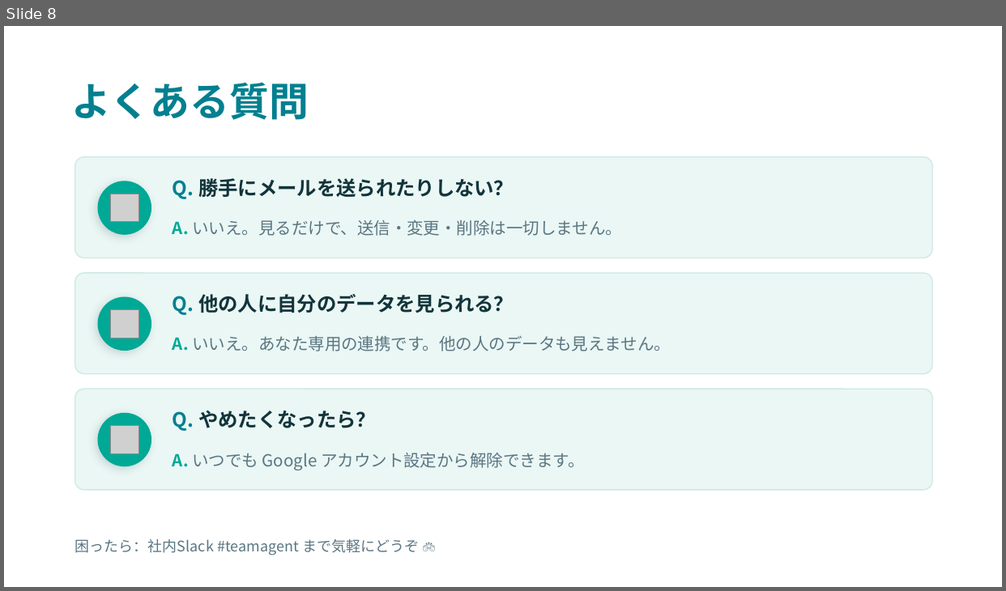
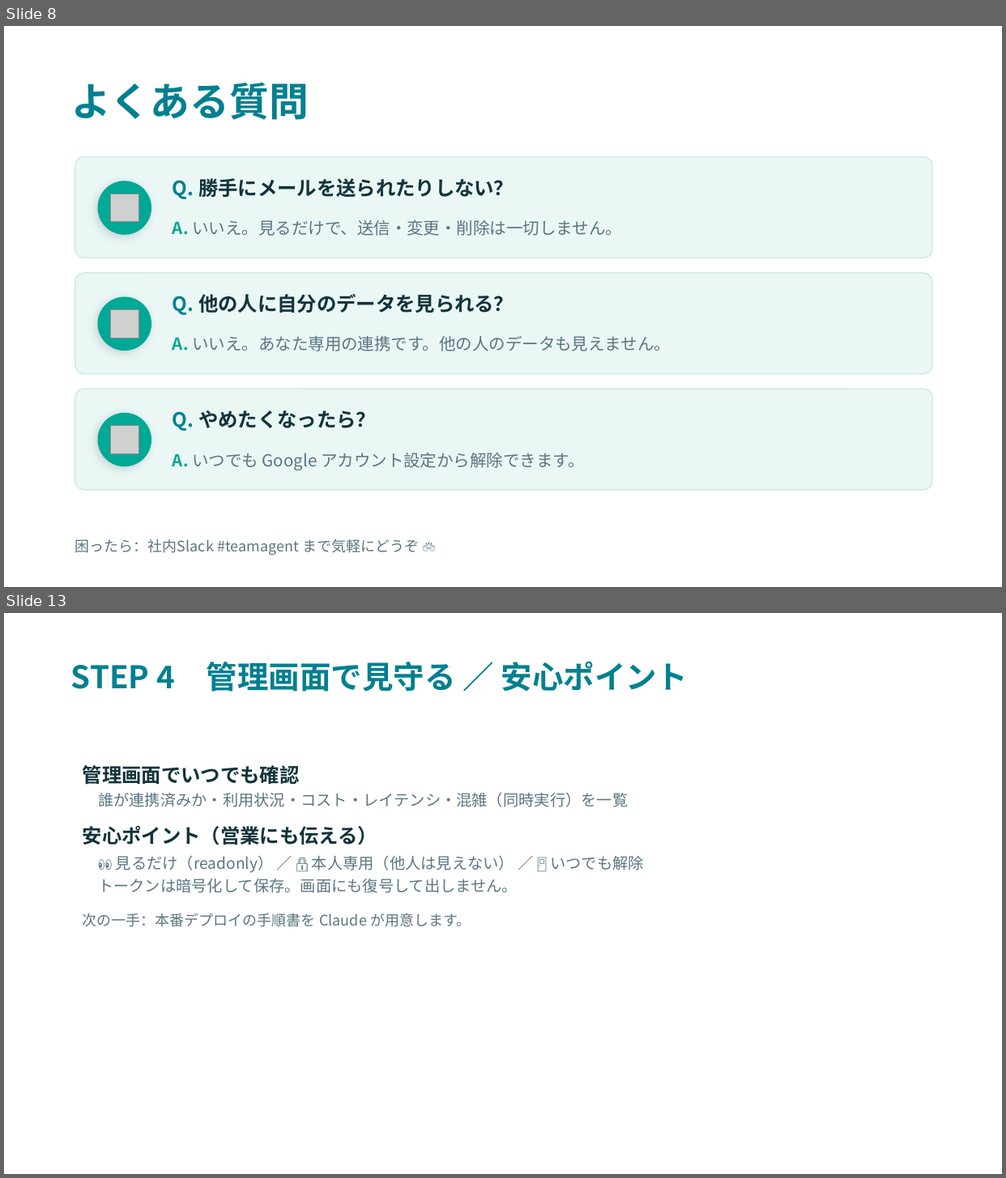
Before and after one commit to noirelumiere00/TeamAgent, a slide deck: docs/poc/salesperson_connect_guide.pptx. Shown one above the other, each under a label of ours: slide 8 before the commit, slides 8 and 13 after it; the slides between them are not shown. The pictures are 1006x591 and 1006x1178 pixels, drawn with LibreOffice and Linux fonts; fonts in the diff are those of the drawing; grey boxes stand for pictures. Boxes give left, top, right and bottom in pixels: in the first picture for what was removed or moved away, otherwise in the second. Text is boxed around its words. In the diff, an @@ line names an element or a change of style, - is before the commit and + after.

```diff
--- a/docs/poc/salesperson_connect_guide.pptx
+++ b/docs/poc/salesperson_connect_guide.pptx
@@ slide 13 added at bbox=[4, 613, 1002, 1174], background #FFFFFF @@
@@ text added at bbox=[71, 661, 688, 692], 30 pt, text #028090, bold @@
+STEP 4 管理画面で見守る ／ 安心ポイント
@@ text added at bbox=[83, 765, 644, 927], 15 pt, text #5B7682 @@
+管理画面でいつでも確認
+誰が連携済みか・利用状況・コスト・レイテンシ・混雑（同時実行）を一覧
+安心ポイント（営業にも伝える）
+👀 見るだけ（readonly） ／ 🔒 本人専用（他人は見えない） ／ 🚪 いつでも解除
+トークンは暗号化して保存。画面にも復号して出しません。
+次の一手：本番デプロイの手順書を Claude が用意します。
```
Also in this commit, not shown: 4 other slides added.
